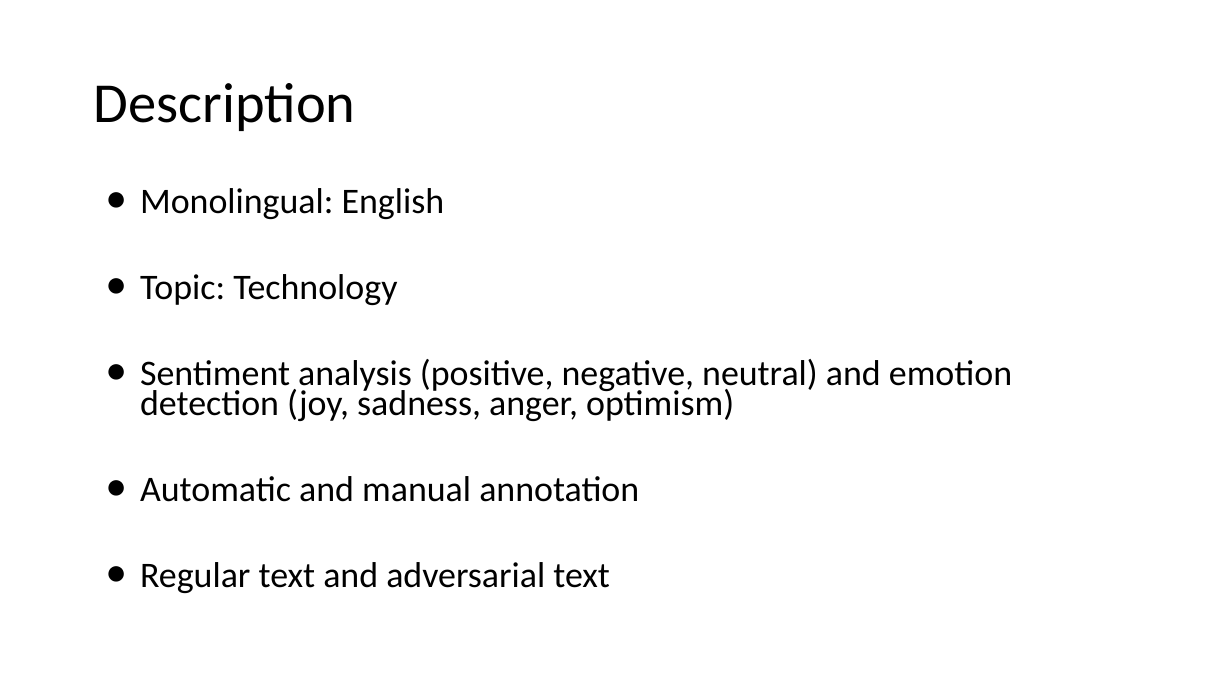
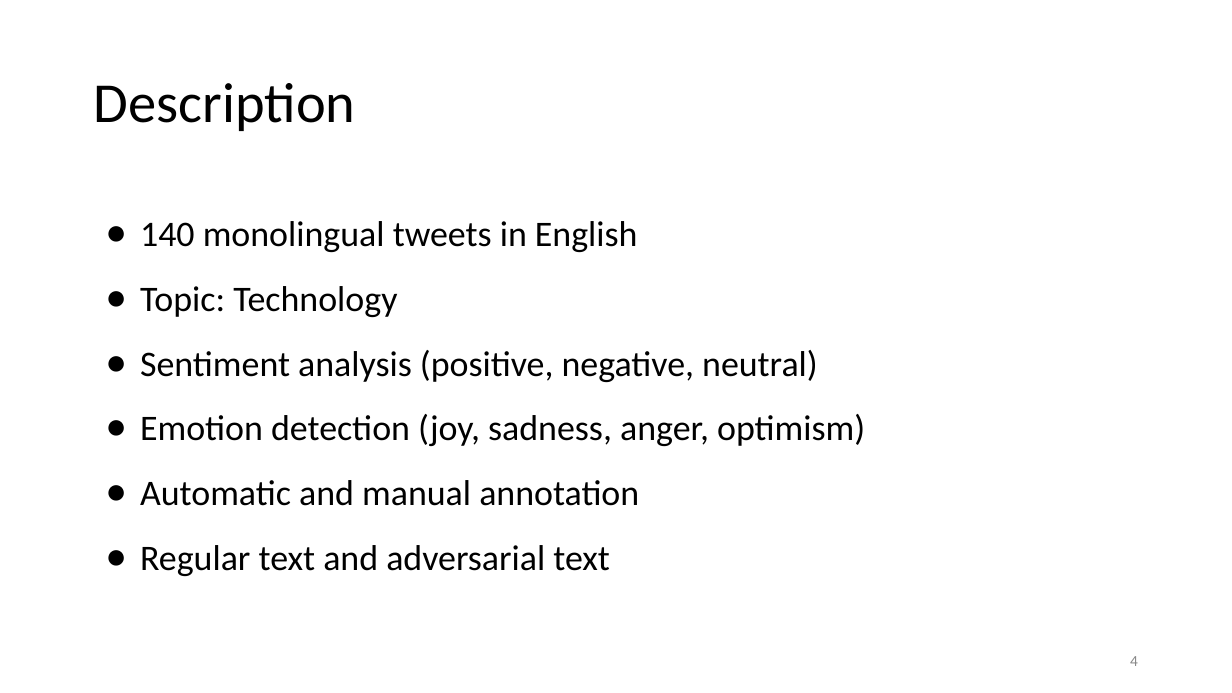
Before and after one commit to juletx/twitter-sentiment-emotion, a slide deck: slide 4 of slides/twitter_sentiment_emotion.pptx (slide 2 before the commit). Drawn at 1232x693 pixels with LibreOffice and Linux fonts; fonts in the diff are those of the drawing. Boxes give left, top, right and bottom in pixels: in the first picture for what was removed or moved away, otherwise in the second. Text is boxed around its words. In the diff, an @@ line names an element or a change of style, - is before the commit and + after.

```diff
--- a/slides/twitter_sentiment_emotion.pptx
+++ b/slides/twitter_sentiment_emotion.pptx
@@ text at box(140, 221, 638, 252): text changed @@
-● Monolingual: English
+● 140 monolingual tweets in English
@@ text at box(140, 286, 639, 576): line spacing 0.7 to 1.5; less space between paragraphs @@
@@ text at box(140, 350, 865, 446): text changed @@
-● Sentiment analysis (positive, negative, neutral) and emotion detection (joy, sadness, anger, optimism)
+● Sentiment analysis (positive, negative, neutral)
+● Emotion detection (joy, sadness, anger, optimism)
@@ page number added at box(1130, 656, 1138, 666), 12 pt, text #888888 @@
+4
```
Also in this commit, not shown: 14 other slides changed, 5 slides added, 1 slide removed, 1 other file.
